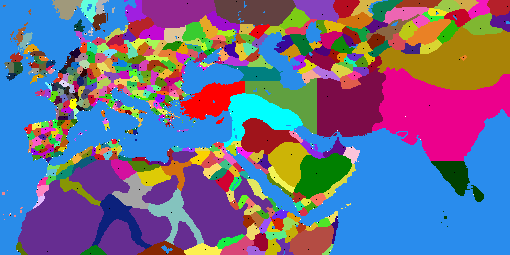
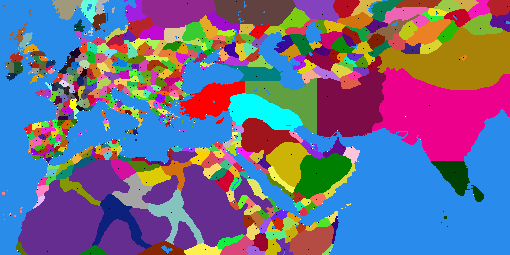
Layered file, before and after one edit (510x255). Changes by layer:
painted on "map_regions" over [223, 118, 285, 188]
